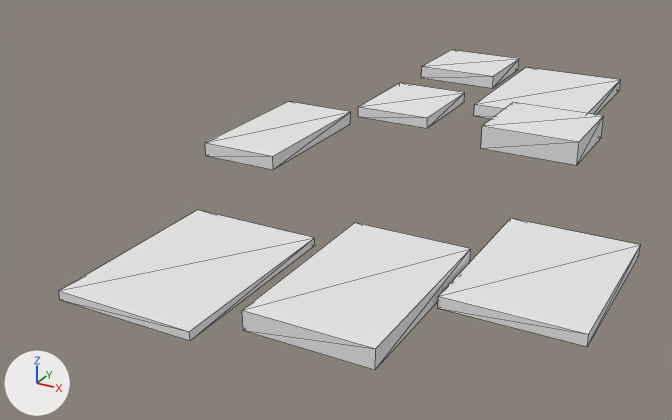
Two versions of the OBJ model TheRoom/assets/poi/points_of_interest.obj, one commit apart.
Both versions are drawn from a 50 mm camera at (43.3, -113.6, 49.1) aimed at (-17.0, -4.0, -5.7). The axes (+X, +Y, +Z) are drawn at lower left. The lights are the same throughout. Mesh edges are drawn as thin lines. Where no turn or scale is listed for an object, it has been applied to the vertices.

Script lines for the objects in view, before the commit:
```python
me_points_of_interest = bpy.data.meshes.new('points_of_interest')
me_points_of_interest.from_pydata(...)  # a box spanning x -2.5..12.4, y 16.0..30.0, z 0.0..3.6, material slot 0; a box spanning x -4.3..10.6, y -46.6..-22.4, z 0.0..2.3, material slot 1; a box spanning x 11.2..27.1, y -32.9..-10.0, z 0.0..1.4, material slot 2; a box spanning x -37.7..-25.7, y -7.1..16.8, z 0.0..2.1, material slot 3; a box spanning x -25.2..-7.8, y -50.8..-26.1, z 0.0..1.1, material slot 4; a box spanning x -26.4..-13.7, y 21.0..37.4, z 0.0..1.8, material slot 5; a box spanning x -26.9..-12.4, y 48.3..63.1, z 0.0..2.3, material slot 6; a box spanning x -9.4..8.7, y 30.8..58.0, z 0.0..2.1, material slot 7
me_points_of_interest.materials.append(mat_wire_087225198)  # white #e7e7e7
me_points_of_interest.materials.append(mat_wire_085028177)  # white #e7e7e7
me_points_of_interest.materials.append(mat_wire_135110008)  # white #e7e7e7
me_points_of_interest.materials.append(mat_wire_225198087)  # white #e7e7e7
me_points_of_interest.materials.append(mat_wire_138008110)  # white #e7e7e7
me_points_of_interest.materials.append(mat_wire_086086086)  # white #e7e7e7
me_points_of_interest.materials.append(mat_wire_087225087)  # white #e7e7e7
me_points_of_interest.materials.append(mat_wire_154185229)  # white #e7e7e7
ob_points_of_interest = bpy.data.objects.new('points_of_interest', me_points_of_interest)
ob_points_of_interest.location = (0.0, 0.0, 0.0)
```
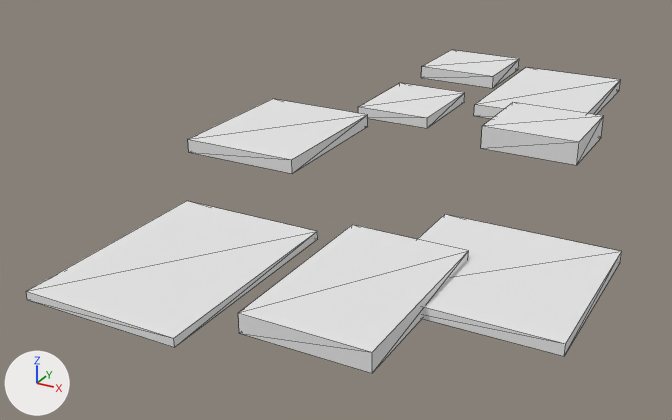
Boxes (x1, y1, x2, y2) around the edits, measured in the pictures (672 x 420 px; the box of a moved part takes in the faces that stretch with it):
'points_of_interest', reshaped
    before: (59, 50, 640, 370)
    after: (26, 50, 622, 373)
part 1 of me_points_of_interest, moved or reshaped
    before: (242, 223, 471, 370)
    after: (238, 225, 468, 373)
part 2 of me_points_of_interest, moved or reshaped
    before: (438, 218, 640, 347)
    after: (418, 214, 622, 356)
part 3 of me_points_of_interest, moved or reshaped
    before: (205, 101, 350, 170)
    after: (188, 99, 368, 173)
part 4 of me_points_of_interest, moved or reshaped
    before: (59, 210, 315, 341)
    after: (26, 201, 318, 347)

Patch to the scene script:
```diff
--- a/TheRoom/assets/poi/points_of_interest.obj.py
+++ b/TheRoom/assets/poi/points_of_interest.obj.py
@@ me_points_of_interest @@
 me_points_of_interest.from_pydata(...)  # 64 vertices, 96 faces; spans x -37.7..27.1, y -50.8..63.1, z 0.0..3.6
 # used by ob_points_of_interest; location = (0.0, 0.0, 0.0)
+# me_points_of_interest part 1: the loose piece of 8 vertices spanning x -4.3..10.6, y -46.6..-22.4, z 0.0..2.3 is moved by (0.0, -0.7, 0.0)
+# me_points_of_interest part 2: the loose piece of 8 vertices spanning x 11.2..27.1, y -32.9..-10.0, z 0.0..1.4 is scaled about its middle by (1.39, 1, 1), then moved by (-4.6, -2.8, 0.0)
+# me_points_of_interest part 3: the loose piece of 8 vertices spanning x -37.7..-25.7, y -7.1..16.8, z 0.0..2.1 is scaled about its middle by (1.53, 1, 1)
+# me_points_of_interest part 4: the loose piece of 8 vertices spanning x -25.2..-7.8, y -50.8..-26.1, z 0.0..1.1 is scaled about its middle by (1.14, 1.14, 1), then moved by (-1.8, 0.0, 0.0)
 me_points_of_interest.materials.append(mat_wire_087225198)
```
